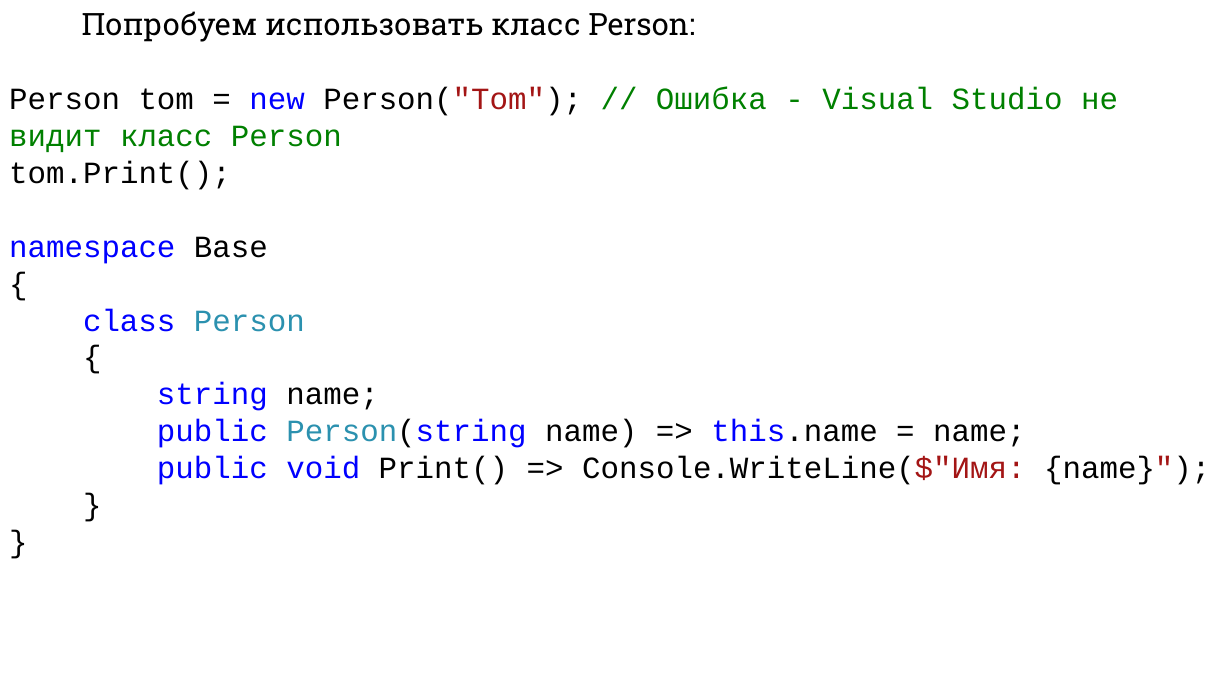
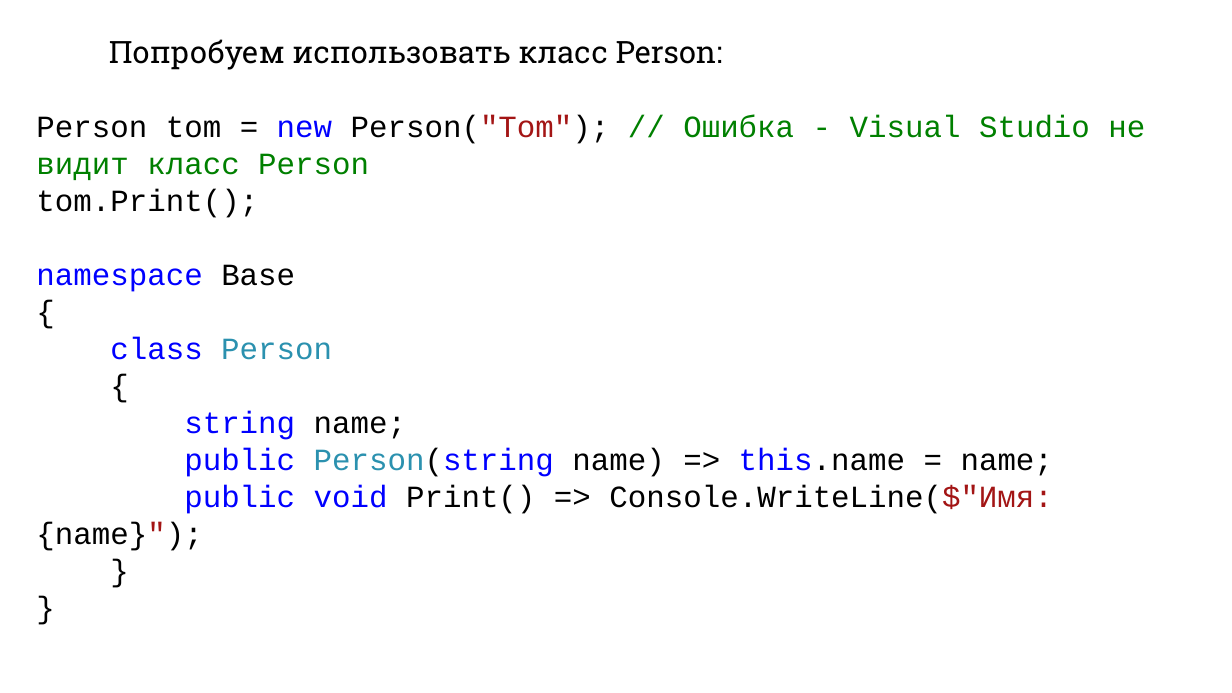
Before and after one commit to DaniilKlyukin/ITiP-1, a slide deck: slide 37 of Лекции/ИТиП лек 6 (практическая 3).pptx (slide 38 before the commit). Drawn at 1232x693 pixels with LibreOffice and Linux fonts; fonts in the diff are those of the drawing. Boxes give left, top, right and bottom in pixels: in the first picture for what was removed or moved away, otherwise in the second. Text is boxed around its words. In the diff, an @@ line names an element or a change of style, - is before the commit and + after.

```diff
--- a/Лекции/ИТиП лек 6 (практическая 3).pptx
+++ b/Лекции/ИТиП лек 6 (практическая 3).pptx
@@ text "Попробуем использовать класс Person:" rewrapped from [9,11,1210,485] to [36,39,1145,551] @@
```
Also in this commit, not shown: 20 other slides changed, 1 slide removed, 1 other file.
